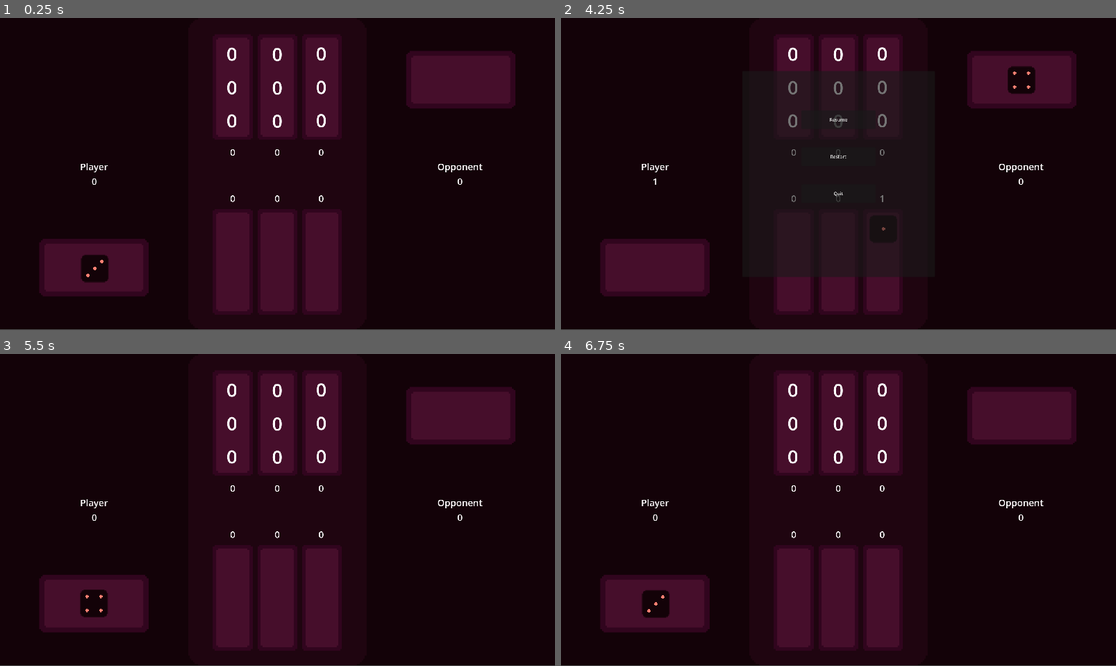
Above: before the commit, frames 1-4 (two rows, left to right).
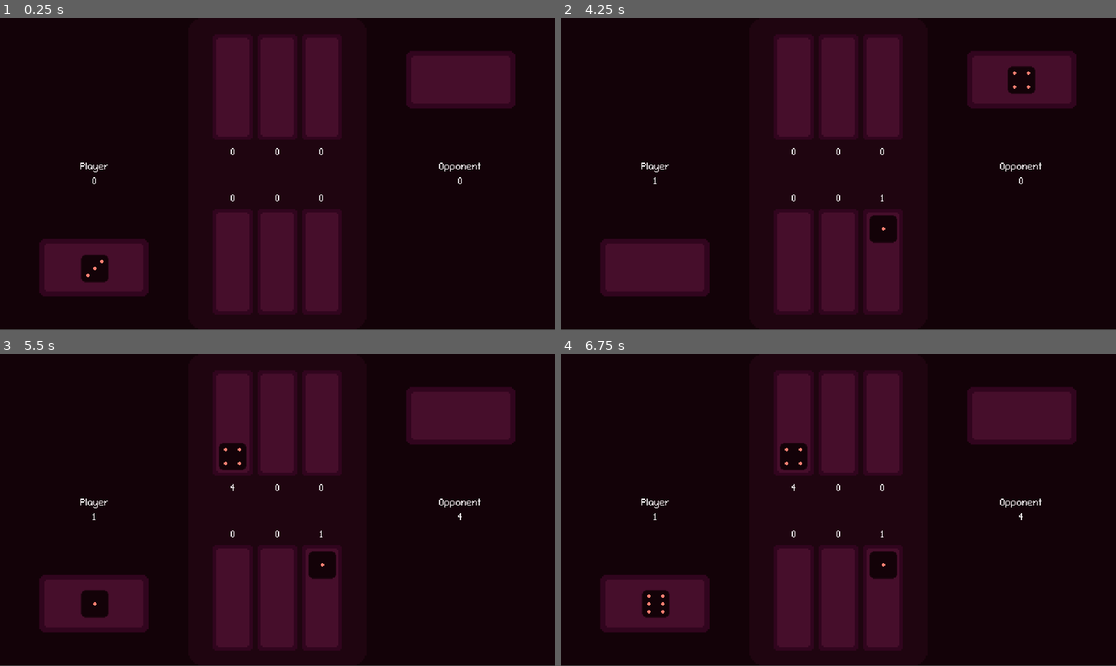
Above: after the commit, the same moments.

Repository: kimalysha93/knucklebones
Game: Godot game, scene res://knucklebones.tscn
Two runs of this game, one before a commit and one after it. Both use one fixed random seed, a clock stepped at 60 frames per second and the inputs below.
Inputs (mouse positions are in pixels of both pictures, inside the frame that each line leads up to):
- Up to frame 1 (0.25 s): no input
- Up to frame 2 (4.25 s): move the mouse to (794, 261) at 0.52 s; click (794, 261) at 0.67 s; move the mouse to (838, 261) at 1.27 s; click (838, 261) at 1.42 s; tap Enter at 2 s; move the mouse to (882, 261) at 2.02 s; click (882, 261) at 2.17 s; move the mouse to (810, 236) at 2.77 s; click (810, 236) at 2.92 s; tap Space at 3.5 s; move the mouse to (1005, 220) at 3.52 s; click (1005, 220) at 3.67 s; tap Escape (esc) at 4.15 s
- Up to frame 3 (5.5 s): click (277, 491) at 4.25 s, where only the run before the commit has a clickable "Restart"; tap Enter at 5 s; move the mouse to (111, 463) at 5.02 s; click (111, 463) at 5.17 s
- Up to frame 4 (6.75 s): move the mouse to (866, 510) at 5.77 s; click (866, 510) at 5.92 s; tap Space at 6.5 s; move the mouse to (755, 432) at 6.52 s; click (755, 432) at 6.67 s

The runs differ from the first frame. In frame 1, 0.7% of the frame differs, in the area x 14-87%, y 9-60%; in frame 2, 7.4%, in the area x 14-87%, y 9-83%; in frame 3, 1.5%; in frame 4, 1.5%.

Commit message:
place dice in opponent board, changed default font, updated ui

Diff:
--- a/dice.tscn
+++ b/dice.tscn
@@ -1,6 +1,33 @@
 [gd_scene load_steps=5 format=3 uid="uid://3semqo5ussj1"]
 
 [ext_resource type="Texture2D" uid="uid://dg2uipw4hrayc" path="res://assets/Dice32.png" id="1_ju2fo"]
+
+[sub_resource type="Animation" id="Animation_m4jp2"]
+length = 0.001
+tracks/0/type = "value"
+tracks/0/imported = false
+tracks/0/enabled = true
+tracks/0/path = NodePath("Die:frame")
+tracks/0/interp = 1
+tracks/0/loop_wrap = true
+tracks/0/keys = {
+"times": PackedFloat32Array(0),
+"transitions": PackedFloat32Array(1),
+"update": 1,
+"values": [0]
+}
+tracks/1/type = "value"
+tracks/1/imported = false
+tracks/1/enabled = true
+tracks/1/path = NodePath("Die:position")
+tracks/1/interp = 1
+tracks/1/loop_wrap = true
+tracks/1/keys = {
+"times": PackedFloat32Array(0),
+"transitions": PackedFloat32Array(1),
+"update": 0,
+"values": [Vector2(0, 0)]
+}
 
 [sub_resource type="Animation" id="Animation_ju2fo"]
 resource_name = "roll_die"
@@ -31,33 +58,6 @@
 "values": [Vector2(1, 0), Vector2(0, 0), Vector2(1, 1), Vector2(1, 0), Vector2(-0.965243, 0), Vector2(-1, -1)]
 }
 
-[sub_resource type="Animation" id="Animation_m4jp2"]
-length = 0.001
-tracks/0/type = "value"
-tracks/0/imported = false
-tracks/0/enabled = true
-tracks/0/path = NodePath("Die:frame")
-tracks/0/interp = 1
-tracks/0/loop_wrap = true
-tracks/0/keys = {
-"times": PackedFloat32Array(0),
-"transitions": PackedFloat32Array(1),
-"update": 1,
-"values": [0]
-}
-tracks/1/type = "value"
-tracks/1/imported = false
-tracks/1/enabled = true
-tracks/1/path = NodePath("Die:position")
-tracks/1/interp = 1
-tracks/1/loop_wrap = true
-tracks/1/keys = {
-"times": PackedFloat32Array(0),
-"transitions": PackedFloat32Array(1),
-"update": 0,
-"values": [Vector2(0, 0)]
-}
-
 [sub_resource type="AnimationLibrary" id="AnimationLibrary_qu4n6"]
 _data = {
 &"RESET": SubResource("Animation_m4jp2"),
--- a/knucklebones.tscn
+++ b/knucklebones.tscn
@@ -1,13 +1,22 @@
-[gd_scene load_steps=7 format=3 uid="uid://ccv14bhoxf00s"]
+[gd_scene load_steps=9 format=3 uid="uid://ccv14bhoxf00s"]
 
 [ext_resource type="Texture2D" uid="uid://3e3pfbrlm7t0" path="res://assets/Board.png" id="1_0ki74"]
 [ext_resource type="Script" uid="uid://j30roil5u130" path="res://scripts/game_manager.gd" id="2_0ki74"]
 [ext_resource type="PackedScene" uid="uid://3semqo5ussj1" path="res://dice.tscn" id="3_fn8u2"]
 [ext_resource type="Script" uid="uid://crogmong7igih" path="res://scripts/game_over.gd" id="3_m8h7s"]
 [ext_resource type="PackedScene" uid="uid://c70n81fi3ef74" path="res://pause_menu.tscn" id="4_0ki74"]
+[ext_resource type="FontFile" uid="uid://b7jxo8a2dmm3q" path="res://fonts/ConnectionII.otf" id="5_oypd2"]
 
 [sub_resource type="RectangleShape2D" id="RectangleShape2D_xgjk0"]
 size = Vector2(136.375, 370)
+
+[sub_resource type="StyleBoxFlat" id="StyleBoxFlat_oypd2"]
+bg_color = Color(0.27451, 0.054902, 0.168627, 1)
+border_width_left = 4
+border_width_top = 4
+border_width_right = 4
+border_width_bottom = 4
+border_color = Color(0.192157, 0.0196078, 0.117647, 1)
 
 [node name="Knucklebones" type="Node2D"]
 process_mode = 1
@@ -190,121 +199,50 @@
 position = Vector2(325, 865)
 scale = Vector2(3, 3)
 
+[node name="OppGrid" type="Node" parent="GameManager/DiceLabels"]
+
+[node name="OppDiceRoll_00" parent="GameManager/DiceLabels/OppGrid" instance=ExtResource("3_fn8u2")]
+position = Vector2(805, 355)
+scale = Vector2(3, 3)
+
+[node name="OppDiceRoll_01" parent="GameManager/DiceLabels/OppGrid" instance=ExtResource("3_fn8u2")]
+position = Vector2(960, 355)
+scale = Vector2(3, 3)
+
+[node name="OppDiceRoll_02" parent="GameManager/DiceLabels/OppGrid" instance=ExtResource("3_fn8u2")]
+position = Vector2(1115, 355)
+scale = Vector2(3, 3)
+
+[node name="OppDiceRoll_10" parent="GameManager/DiceLabels/OppGrid" instance=ExtResource("3_fn8u2")]
+position = Vector2(805, 240)
+scale = Vector2(3, 3)
+
+[node name="OppDiceRoll_11" parent="GameManager/DiceLabels/OppGrid" instance=ExtResource("3_fn8u2")]
+position = Vector2(960, 240)
+scale = Vector2(3, 3)
+
+[node name="OppDiceRoll_12" parent="GameManager/DiceLabels/OppGrid" instance=ExtResource("3_fn8u2")]
+position = Vector2(1115, 240)
+scale = Vector2(3, 3)
+
+[node name="OppDiceRoll_20" parent="GameManager/DiceLabels/OppGrid" instance=ExtResource("3_fn8u2")]
+position = Vector2(805, 125)
+scale = Vector2(3, 3)
+
+[node name="OppDiceRoll_21" parent="GameManager/DiceLabels/OppGrid" instance=ExtResource("3_fn8u2")]
+position = Vector2(960, 125)
+scale = Vector2(3, 3)
+
+[node name="OppDiceRoll_22" parent="GameManager/DiceLabels/OppGrid" instance=ExtResource("3_fn8u2")]
+position = Vector2(1115, 125)
+scale = Vector2(3, 3)
+
 [node name="OppTurnDiceRoll" parent="GameManager/DiceLabels" instance=ExtResource("3_fn8u2")]
 position = Vector2(1590, 215)
 scale = Vector2(3, 3)
 
-[node name="OppGrid" type="Node" parent="GameManager/DiceLabels"]
-
-[node name="OppDiceRoll_00" type="Label" parent="GameManager/DiceLabels/OppGrid"]
-offset_left = 756.0
-offset_top = 76.0
-offset_right = 850.5
-offset_bottom = 170.5
-theme_override_colors/font_color = Color(1, 1, 1, 1)
-theme_override_font_sizes/font_size = 64
-text = "0"
-horizontal_alignment = 1
-vertical_alignment = 1
-metadata/_edit_use_anchors_ = true
-
-[node name="OppDiceRoll_10" type="Label" parent="GameManager/DiceLabels/OppGrid"]
-offset_left = 756.0
-offset_top = 191.6
-offset_right = 850.5
-offset_bottom = 286.1
-theme_override_colors/font_color = Color(1, 1, 1, 1)
-theme_override_font_sizes/font_size = 64
-text = "0"
-horizontal_alignment = 1
-vertical_alignment = 1
-metadata/_edit_use_anchors_ = true
-
-[node name="OppDiceRoll_20" type="Label" parent="GameManager/DiceLabels/OppGrid"]
-offset_left = 756.0
-offset_top = 307.1
-offset_right = 850.5
-offset_bottom = 401.6
-theme_override_colors/font_color = Color(1, 1, 1, 1)
-theme_override_font_sizes/font_size = 64
-text = "0"
-horizontal_alignment = 1
-vertical_alignment = 1
-metadata/_edit_use_anchors_ = true
-
-[node name="OppDiceRoll_01" type="Label" parent="GameManager/DiceLabels/OppGrid"]
-offset_left = 913.0
-offset_top = 77.0
-offset_right = 1007.5
-offset_bottom = 171.5
-theme_override_colors/font_color = Color(1, 1, 1, 1)
-theme_override_font_sizes/font_size = 64
-text = "0"
-horizontal_alignment = 1
-vertical_alignment = 1
-metadata/_edit_use_anchors_ = true
-
-[node name="OppDiceRoll_11" type="Label" parent="GameManager/DiceLabels/OppGrid"]
-offset_left = 913.0
-offset_top = 192.6
-offset_right = 1007.5
-offset_bottom = 287.1
-theme_override_colors/font_color = Color(1, 1, 1, 1)
-theme_override_font_sizes/font_size = 64
-text = "0"
-horizontal_alignment = 1
-vertical_alignment = 1
-metadata/_edit_use_anchors_ = true
-
-[node name="OppDiceRoll_21" type="Label" parent="GameManager/DiceLabels/OppGrid"]
-offset_left = 913.0
-offset_top = 308.1
-offset_right = 1007.5
-offset_bottom = 402.6
-theme_override_colors/font_color = Color(1, 1, 1, 1)
-theme_override_font_sizes/font_size = 64
-text = "0"
-horizontal_alignment = 1
-vertical_alignment = 1
-metadata/_edit_use_anchors_ = true
-
-[node name="OppDiceRoll_02" type="Label" parent="GameManager/DiceLabels/OppGrid"]
-offset_left = 1065.0
-offset_top = 75.0
-offset_right = 1159.5
-offset_bottom = 169.5
-theme_override_colors/font_color = Color(1, 1, 1, 1)
-theme_override_font_sizes/font_size = 64
-text = "0"
-horizontal_alignment = 1
-vertical_alignment = 1
-metadata/_edit_use_anchors_ = true
-
-[node name="OppDiceRoll_12" type="Label" parent="GameManager/DiceLabels/OppGrid"]
-offset_left = 1065.0
-offset_top = 190.6
-offset_right = 1159.5
-offset_bottom = 285.1
-theme_override_colors/font_color = Color(1, 1, 1, 1)
-theme_override_font_sizes/font_size = 64
-text = "0"
-horizontal_alignment = 1
-vertical_alignment = 1
-metadata/_edit_use_anchors_ = true
-
-[node name="OppDiceRoll_22" type="Label" parent="GameManager/DiceLabels/OppGrid"]
-offset_left = 1065.0
-offset_top = 306.1
-offset_right = 1159.5
-offset_bottom = 400.6
-theme_override_colors/font_color = Color(1, 1, 1, 1)
-theme_override_font_sizes/font_size = 64
-text = "0"
-horizontal_alignment = 1
-vertical_alignment = 1
-metadata/_edit_use_anchors_ = true
-
 [node name="GameOver" type="CanvasLayer" parent="."]
+visible = false
 script = ExtResource("3_m8h7s")
 
 [node name="Panel" type="Panel" parent="GameOver"]
@@ -321,6 +259,7 @@
 grow_vertical = 2
 size_flags_horizontal = 4
 size_flags_vertical = 4
+theme_override_styles/panel = SubResource("StyleBoxFlat_oypd2")
 metadata/_edit_group_ = true
 
 [node name="Label" type="Label" parent="GameOver"]
@@ -335,8 +274,10 @@
 offset_bottom = 50.0
 grow_horizontal = 2
 grow_vertical = 2
+theme_override_fonts/font = ExtResource("5_oypd2")
 theme_override_font_sizes/font_size = 40
-text = "Opponent Wins 11-17"
+text = "Opponent Wins
+11-17"
 horizontal_alignment = 1
 vertical_alignment = 1
 
@@ -357,9 +298,15 @@
 text = "Play Again?"
 
 [node name="PauseMenu" type="CanvasLayer" parent="."]
+visible = false
+offset = Vector2(0, 100)
+transform = Transform2D(1, 0, 0, 1, 0, 100)
 
 [node name="PauseMenu" parent="PauseMenu" instance=ExtResource("4_0ki74")]
-visible = false
+offset_left = -3.0
+offset_top = -100.0
+offset_right = -3.0
+offset_bottom = -100.0
 
 [connection signal="input_event" from="PlayerColumns/PlayerColumn0" to="GameManager" method="_on_player_column_0_input_event"]
 [connection signal="input_event" from="PlayerColumns/PlayerColumn1" to="GameManager" method="_on_player_column_1_input_event"]
--- a/pause_menu.tscn
+++ b/pause_menu.tscn
@@ -1,6 +1,18 @@
-[gd_scene load_steps=2 format=3 uid="uid://c70n81fi3ef74"]
+[gd_scene load_steps=3 format=3 uid="uid://c70n81fi3ef74"]
 
 [ext_resource type="Script" uid="uid://d2pomsaxu8ta5" path="res://scripts/pause_menu.gd" id="1_hdmo1"]
+
+[sub_resource type="StyleBoxFlat" id="StyleBoxFlat_hdmo1"]
+bg_color = Color(0.27451, 0.054902, 0.168627, 1)
+border_width_left = 4
+border_width_top = 4
+border_width_right = 4
+border_width_bottom = 4
+border_color = Color(0.192157, 0.0196078, 0.117647, 1)
+corner_radius_top_left = 4
+corner_radius_top_right = 4
+corner_radius_bottom_right = 4
+corner_radius_bottom_left = 4
 
 [node name="PauseMenu" type="Control"]
 process_mode = 3
@@ -14,21 +26,22 @@
 
 [node name="PanelContainer" type="PanelContainer" parent="."]
 layout_mode = 1
-anchors_preset = 8
-anchor_left = 0.5
-anchor_top = 0.5
-anchor_right = 0.5
-anchor_bottom = 0.5
-offset_left = -333.3
-offset_top = -356.1
-offset_right = 333.4
-offset_bottom = 356.1
+anchors_preset = -1
+anchor_left = 0.510542
+anchor_top = 0.548704
+anchor_right = 0.502729
+anchor_bottom = 0.510741
+offset_left = -183.24
+offset_top = -155.6
+offset_right = 183.76
+offset_bottom = 156.4
 grow_horizontal = 2
 grow_vertical = 2
-metadata/_edit_use_anchors_ = true
+theme_override_styles/panel = SubResource("StyleBoxFlat_hdmo1")
 
 [node name="Control" type="Control" parent="PanelContainer"]
 layout_mode = 2
+size_flags_horizontal = 4
 
 [node name="Resume" type="Button" parent="PanelContainer/Control"]
 layout_mode = 1
@@ -37,10 +50,10 @@
 anchor_top = 0.5
 anchor_right = 0.5
 anchor_bottom = 0.5
-offset_left = -128.35
-offset_top = -220.1
-offset_right = 127.65
-offset_bottom = -156.1
+offset_left = -128.0
+offset_top = -119.5
+offset_right = 120.0
+offset_bottom = -55.5
 grow_horizontal = 2
 grow_vertical = 2
 size_flags_horizontal = 4
@@ -54,10 +67,10 @@
 anchor_top = 0.5
 anchor_right = 0.5
 anchor_bottom = 0.5
-offset_left = -128.35
-offset_top = -92.1
-offset_right = 127.65
-offset_bottom = -28.1
+offset_left = -128.0
+offset_top = -30.5
+offset_right = 120.0
+offset_bottom = 33.5
 grow_horizontal = 2
 grow_vertical = 2
 size_flags_horizontal = 4
@@ -71,10 +84,10 @@
 anchor_top = 0.5
 anchor_right = 0.5
 anchor_bottom = 0.5
-offset_left = -128.05
-offset_top = 36.0
-offset_right = 127.95
-offset_bottom = 100.0
+offset_left = -128.0
+offset_top = 56.5
+offset_right = 120.0
+offset_bottom = 120.5
 grow_horizontal = 2
 grow_vertical = 2
 size_flags_horizontal = 4
--- a/project.godot
+++ b/project.godot
@@ -25,6 +25,10 @@
 
 project/assembly_name="Knucklebones"
 
+[gui]
+
+theme/custom_font="uid://b7jxo8a2dmm3q"
+
 [input]
 
 esc={
--- a/scripts/game_manager.gd
+++ b/scripts/game_manager.gd
@@ -45,15 +45,15 @@
 @onready var player_dice_roll_22: Node2D = $DiceLabels/PlayerGrid/PlayerDiceRoll_22
 
 # Opponent Dice Grid
-@onready var opp_dice_roll_00: Label = $DiceLabels/OppGrid/OppDiceRoll_20
-@onready var opp_dice_roll_10: Label = $DiceLabels/OppGrid/OppDiceRoll_10
-@onready var opp_dice_roll_20: Label = $DiceLabels/OppGrid/OppDiceRoll_00
-@onready var opp_dice_roll_01: Label = $DiceLabels/OppGrid/OppDiceRoll_21
-@onready var opp_dice_roll_11: Label = $DiceLabels/OppGrid/OppDiceRoll_11
-@onready var opp_dice_roll_21: Label = $DiceLabels/OppGrid/OppDiceRoll_01
-@onready var opp_dice_roll_02: Label = $DiceLabels/OppGrid/OppDiceRoll_22
-@onready var opp_dice_roll_12: Label = $DiceLabels/OppGrid/OppDiceRoll_12
-@onready var opp_dice_roll_22: Label = $DiceLabels/OppGrid/OppDiceRoll_02
+@onready var opp_dice_roll_00: Node2D = $DiceLabels/OppGrid/OppDiceRoll_00
+@onready var opp_dice_roll_10: Node2D = $DiceLabels/OppGrid/OppDiceRoll_10
+@onready var opp_dice_roll_20: Node2D = $DiceLabels/OppGrid/OppDiceRoll_20
+@onready var opp_dice_roll_01: Node2D = $DiceLabels/OppGrid/OppDiceRoll_01
+@onready var opp_dice_roll_11: Node2D = $DiceLabels/OppGrid/OppDiceRoll_11
+@onready var opp_dice_roll_21: Node2D = $DiceLabels/OppGrid/OppDiceRoll_21
+@onready var opp_dice_roll_02: Node2D = $DiceLabels/OppGrid/OppDiceRoll_02
+@onready var opp_dice_roll_12: Node2D = $DiceLabels/OppGrid/OppDiceRoll_12
+@onready var opp_dice_roll_22: Node2D = $DiceLabels/OppGrid/OppDiceRoll_22
 
 # Player Score Labels
 @onready var player_score_total: Label = $ScoreLabels/PlayerScoreTotal
@@ -93,6 +93,16 @@
 	player_dice_roll_22.hide()
 
 	opp_turn_dice_roll.hide()
+	opp_dice_roll_00.hide()
+	opp_dice_roll_10.hide()
+	opp_dice_roll_20.hide()
+	opp_dice_roll_01.hide()
+	opp_dice_roll_11.hide()
+	opp_dice_roll_21.hide()
+	opp_dice_roll_02.hide()
+	opp_dice_roll_12.hide()
+	opp_dice_roll_22.hide()
+
 	if turn:
 		player_turn()
 	else:
@@ -145,15 +155,15 @@
 # update opponent grid
 func update_opp_board():
 	opp_turn_dice_roll.hide()
-	opp_dice_roll_00.text = str(opp_grid[0][0])
-	opp_dice_roll_10.text = str(opp_grid[1][0])
-	opp_dice_roll_20.text = str(opp_grid[2][0])
-	opp_dice_roll_01.text = str(opp_grid[0][1])
-	opp_dice_roll_11.text = str(opp_grid[1][1])
-	opp_dice_roll_21.text = str(opp_grid[2][1])
-	opp_dice_roll_02.text = str(opp_grid[0][2])
-	opp_dice_roll_12.text = str(opp_grid[1][2])
-	opp_dice_roll_22.text = str(opp_grid[2][2])
+	board_die_value(opp_dice_roll_00, opp_grid, 0, 0)
+	board_die_value(opp_dice_roll_10, opp_grid, 1, 0)
+	board_die_value(opp_dice_roll_20, opp_grid, 2, 0)
+	board_die_value(opp_dice_roll_01, opp_grid, 0, 1)
+	board_die_value(opp_dice_roll_11, opp_grid, 1, 1)
+	board_die_value(opp_dice_roll_21, opp_grid, 2, 1)
+	board_die_value(opp_dice_roll_02, opp_grid, 0, 2)
+	board_die_value(opp_dice_roll_12, opp_grid, 1, 2)
+	board_die_value(opp_dice_roll_22, opp_grid, 2, 2)
 
 # updates user-facing boards and calculates scores
 func update_all():
--- a/scripts/game_over.gd
+++ b/scripts/game_over.gd
@@ -13,10 +13,10 @@
 	var player_score = int(get_node("../GameManager/ScoreLabels/PlayerScoreTotal").text)
 	var opponent_score = int(get_node("../GameManager/ScoreLabels/OpponentScoreTotal").text)
 	if player_score > opponent_score:
-		label.text = "Player Wins "+str(player_score)+" - "+str(opponent_score)
+		label.text = "Player Wins\n"+str(player_score)+"  -  "+str(opponent_score)
 	if opponent_score > player_score:
-		label.text = "Opponent Wins "+str(opponent_score)+" - "+str(player_score)
+		label.text = "Opponent Wins\n"+str(opponent_score)+"  -  "+str(player_score)
 	if player_score == opponent_score:
-		label.text = "It's a Draw "+str(player_score)+" - "+str(opponent_score)
+		label.text = "It's a Draw\n"+str(player_score)+"  -  "+str(opponent_score)
 
 	self.show()
Binary file added: fonts/ConnectionII.otf
Not shown, added: fonts/ConnectionII.otf.import
